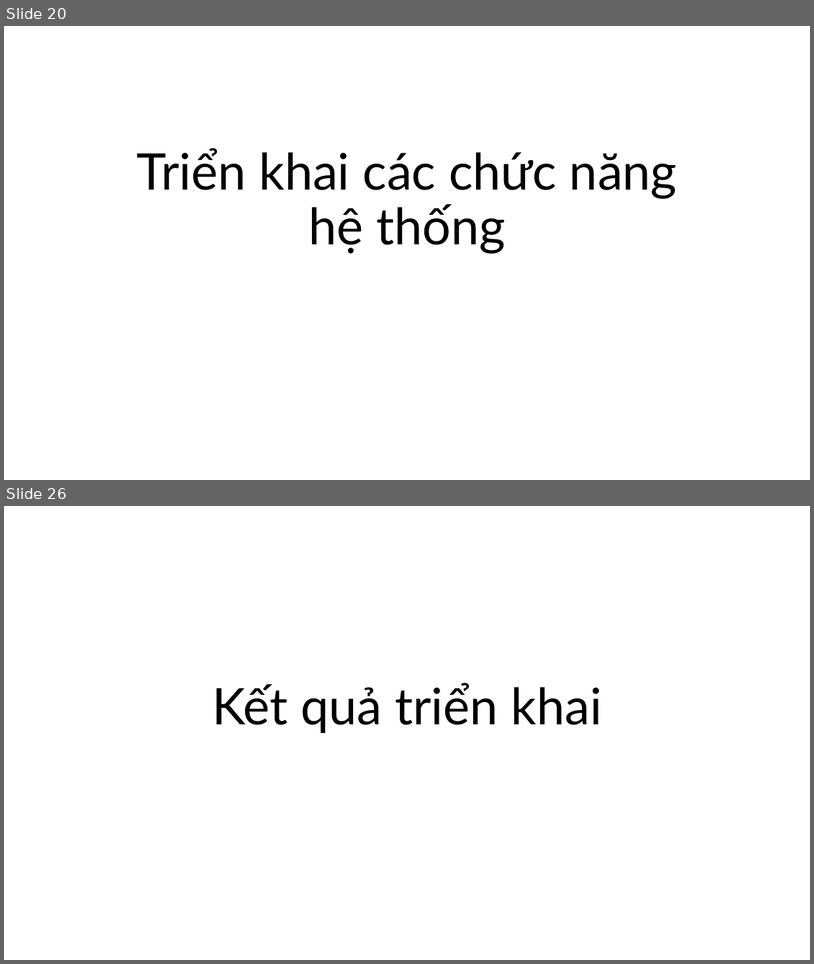
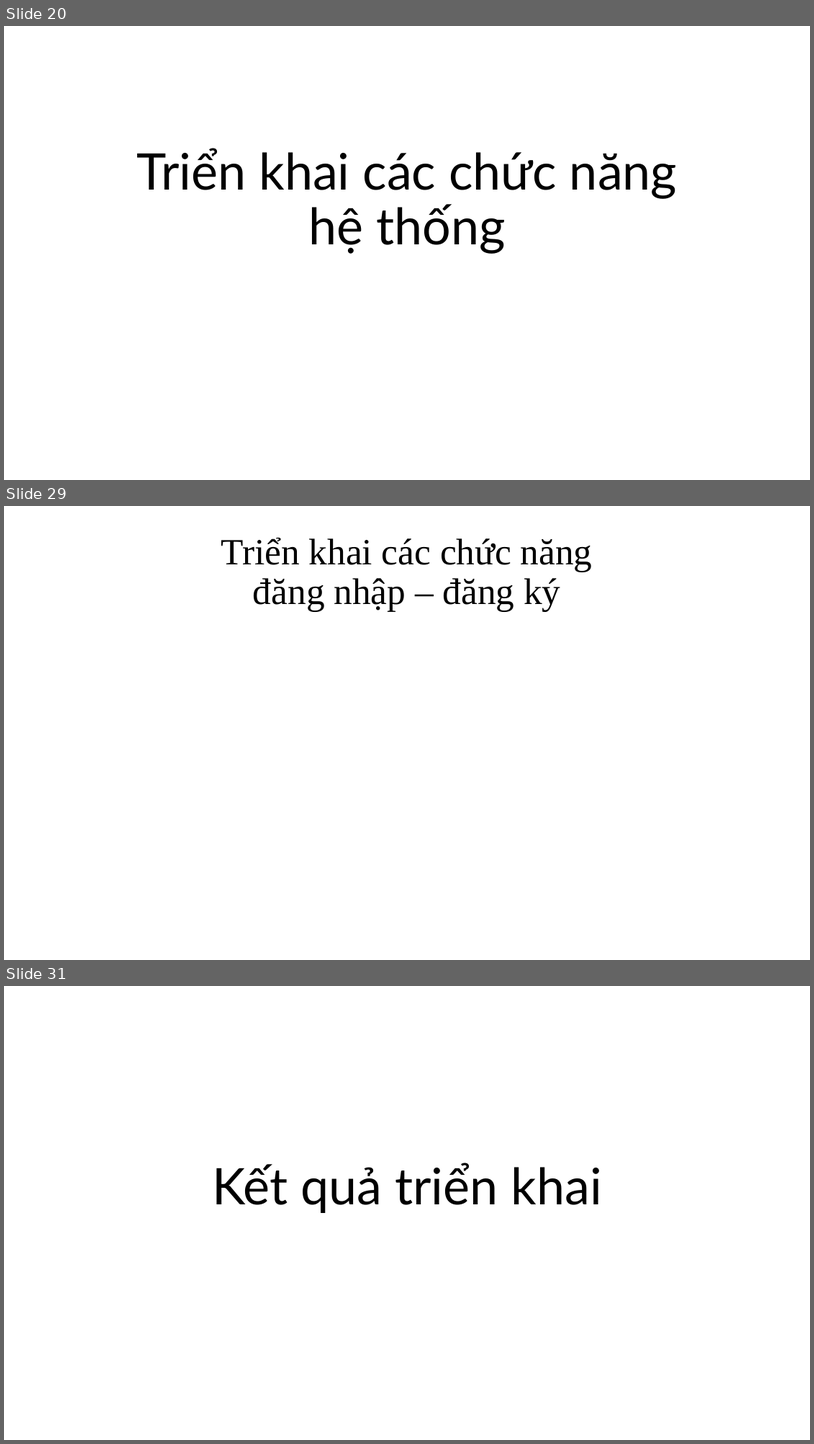
Before and after one commit to ngovanuc/Vietnamese_History_Chatbot, a slide deck: documents/slide bao cao.pptx. Shown one above the other, each under a label of ours: slides 20 and 26 before the commit, slides 20, 29 and 31 after it; the slides between them are not shown. The pictures are 814x964 and 814x1444 pixels, drawn with LibreOffice and Linux fonts; fonts in the diff are those of the drawing. Boxes give left, top, right and bottom in pixels: in the first picture for what was removed or moved away, otherwise in the second. Text is boxed around its words. In the diff, an @@ line names an element or a change of style, - is before the commit and + after.

```diff
--- a/documents/slide bao cao.pptx
+++ b/documents/slide bao cao.pptx
@@ slide 29 added at bbox=[4, 506, 810, 960], background #FFFFFF @@
@@ text added at bbox=[221, 538, 593, 612], 44 pt, text #000000 @@
+Triển khai các chức năng
+đăng nhập – đăng ký
@@ what was slide 26 is now slide 31 @@
```
Also in this commit, not shown: 12 slides changed, 19 other slides added.
